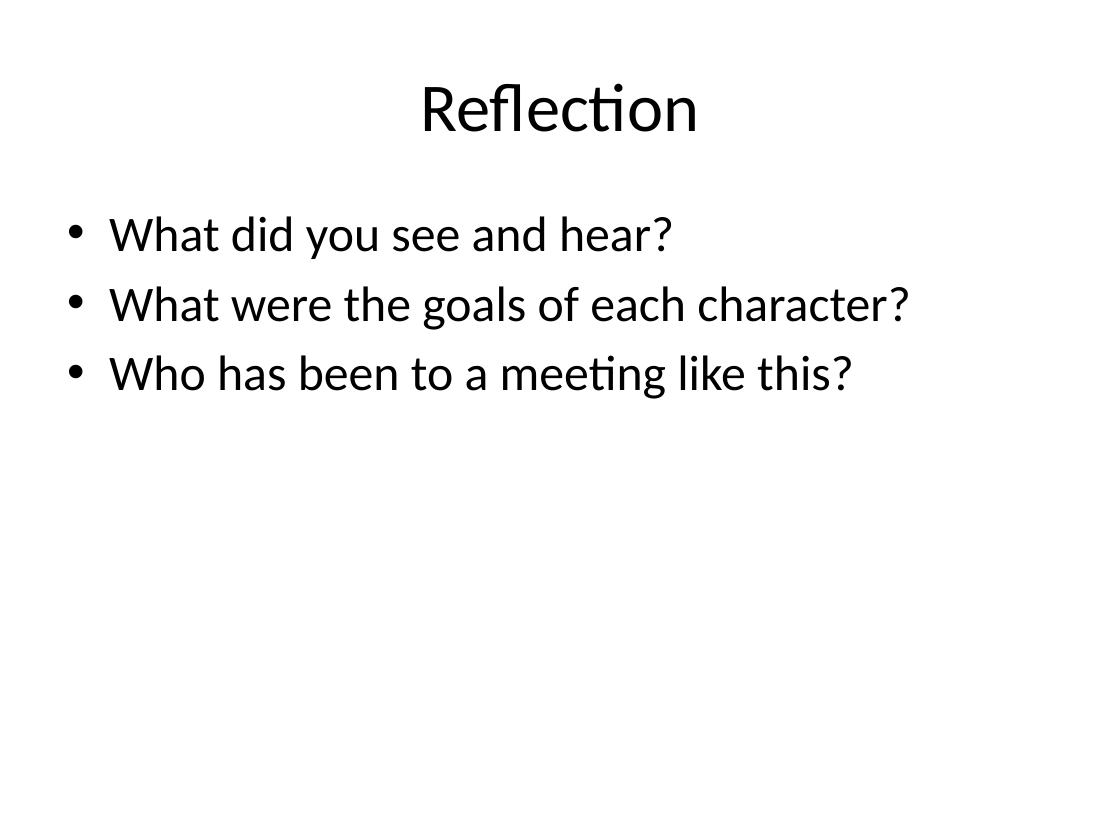
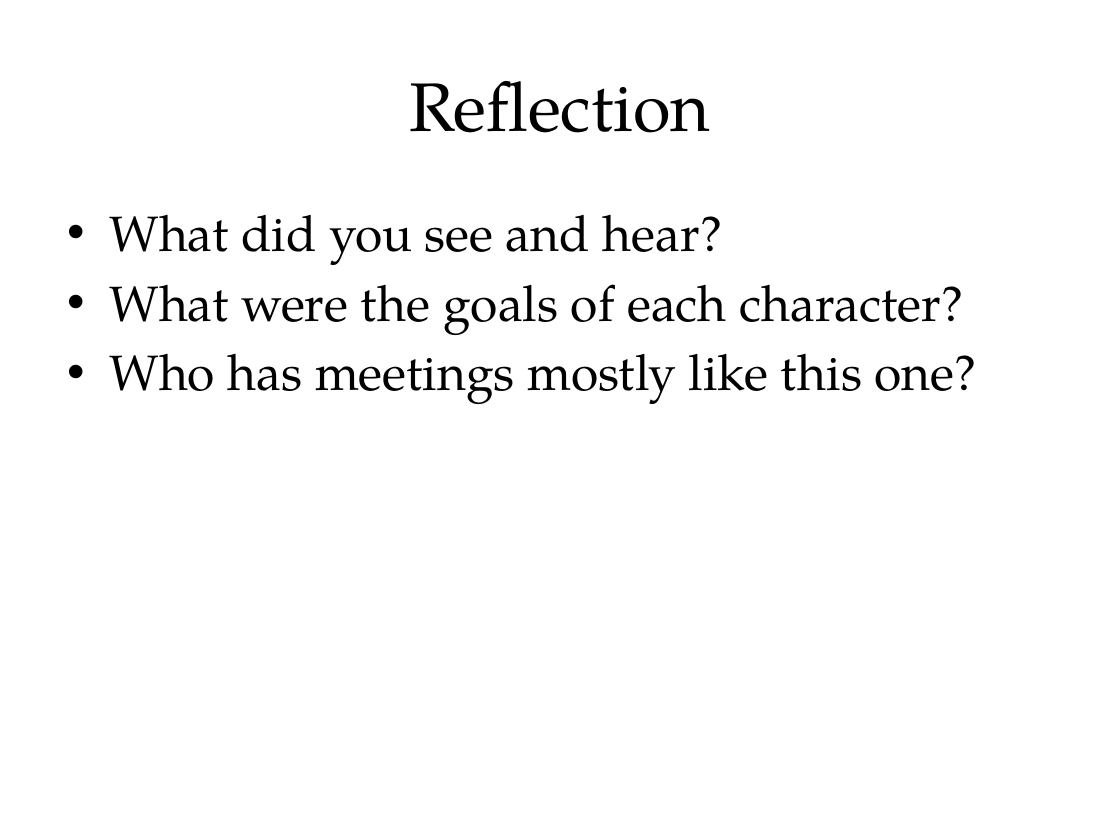
Before and after one commit to tumbarumba/effective-communication, a slide deck: slide 8 of The Fellowship of the Ring.pptx. Drawn at 1120x840 pixels with LibreOffice and Linux fonts; fonts in the diff are those of the drawing. Boxes give left, top, right and bottom in pixels: in the first picture for what was removed or moved away, otherwise in the second. Text is boxed around its words. In the diff, an @@ line names an element or a change of style, - is before the commit and + after.

```diff
--- a/The Fellowship of the Ring.pptx
+++ b/The Fellowship of the Ring.pptx
@@ title "Reflection" at bbox=[409, 81, 710, 133]: font Calibri to TeX Gyre Pagella @@
@@ text at bbox=[109, 215, 963, 335]: font Calibri to TeX Gyre Pagella in "What did you see and hear?", "What were the goals of each character?" @@
@@ text at bbox=[109, 354, 977, 404]: text changed; font Calibri to TeX Gyre Pagella @@
-• Who has been to a meeting like this?
+• Who has meetings mostly like this one?
```
Also in this commit, not shown: 19 other slides changed, 6 slides added, 5 slides removed.
